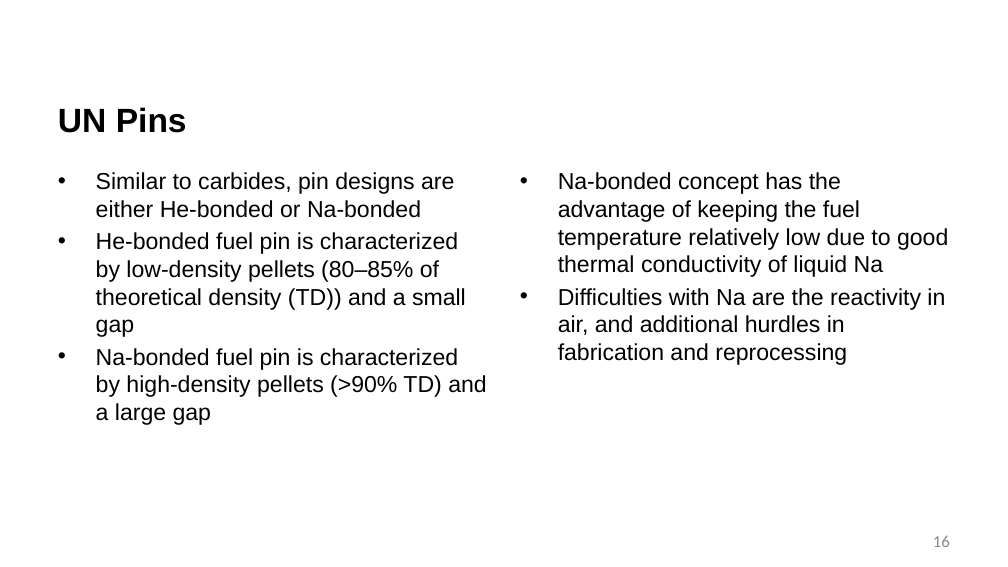
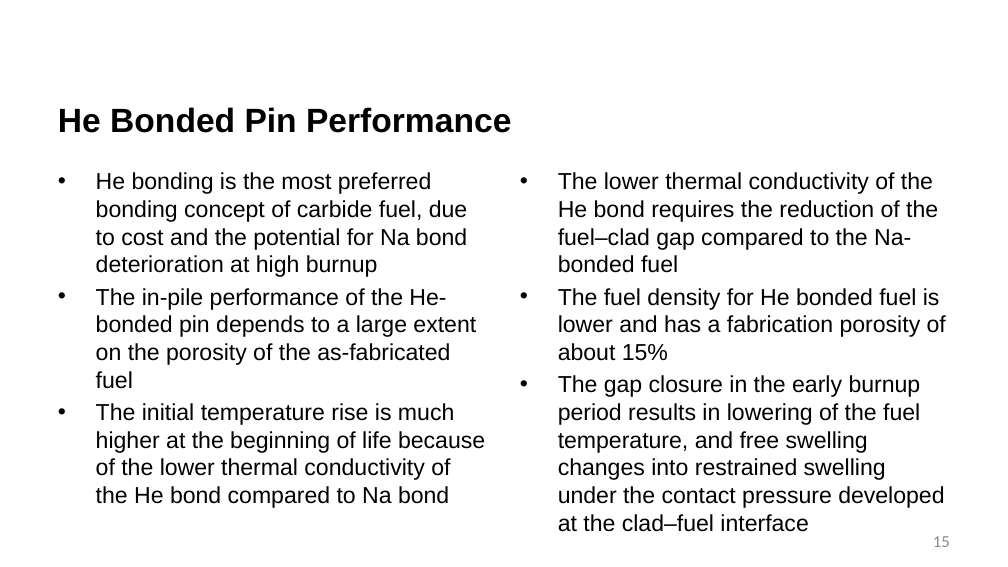
Before and after one commit to benbeeler/TEACHING, a slide deck: slide 15 of Advanced Reactor Materials/Fall2025/Lec16_carbide_nitride.pptx (slide 16 before the commit). Drawn at 1008x567 pixels with LibreOffice and Linux fonts; fonts in the diff are those of the drawing; background and template pictures are left out. Boxes give left, top, right and bottom in pixels: in the first picture for what was removed or moved away, otherwise in the second. Text is boxed around its words. In the diff, an @@ line names an element or a change of style, - is before the commit and + after.

```diff
--- a/Advanced Reactor Materials/Fall2025/Lec16_carbide_nitride.pptx
+++ b/Advanced Reactor Materials/Fall2025/Lec16_carbide_nitride.pptx
@@ title at [58, 107, 511, 133]: text changed @@
-UN Pins
+He Bonded Pin Performance
@@ text at [96, 172, 485, 508]: text changed @@
-• Similar to carbides, pin designs are either He-bonded or Na-bonded
-• He-bonded fuel pin is characterized by low-density pellets (80–85% of theoretical density (TD)) and a small gap
-• Na-bonded fuel pin is characterized by high-density pellets (>90% TD) and a large gap
+• He bonding is the most preferred bonding concept of carbide fuel, due to cost and the potential for Na bond deterioration at high burnup
+• The in-pile performance of the He-bonded pin depends to a large extent on the porosity of the as-fabricated fuel
+• The initial temperature rise is much higher at the beginning of life because of the lower thermal conductivity of the He bond compared to Na bond
@@ text at [558, 172, 946, 508]: text changed @@
-• Na-bonded concept has the advantage of keeping the fuel temperature relatively low due to good thermal conductivity of liquid Na
-• Difficulties with Na are the reactivity in air, and additional hurdles in fabrication and reprocessing
+• The lower thermal conductivity of the He bond requires the reduction of the fuel–clad gap compared to the Na-bonded fuel
+• The fuel density for He bonded fuel is lower and has a fabrication porosity of about 15%
+• The gap closure in the early burnup period results in lowering of the fuel temperature, and free swelling changes into restrained swelling under the contact pressure developed at the clad–fuel interface
@@ page number at [933, 536, 950, 547]: text changed @@
-16
+15
```
Also in this commit, not shown: 1 other slide changed, 19 slides added, 7 slides removed, 15 other files.
